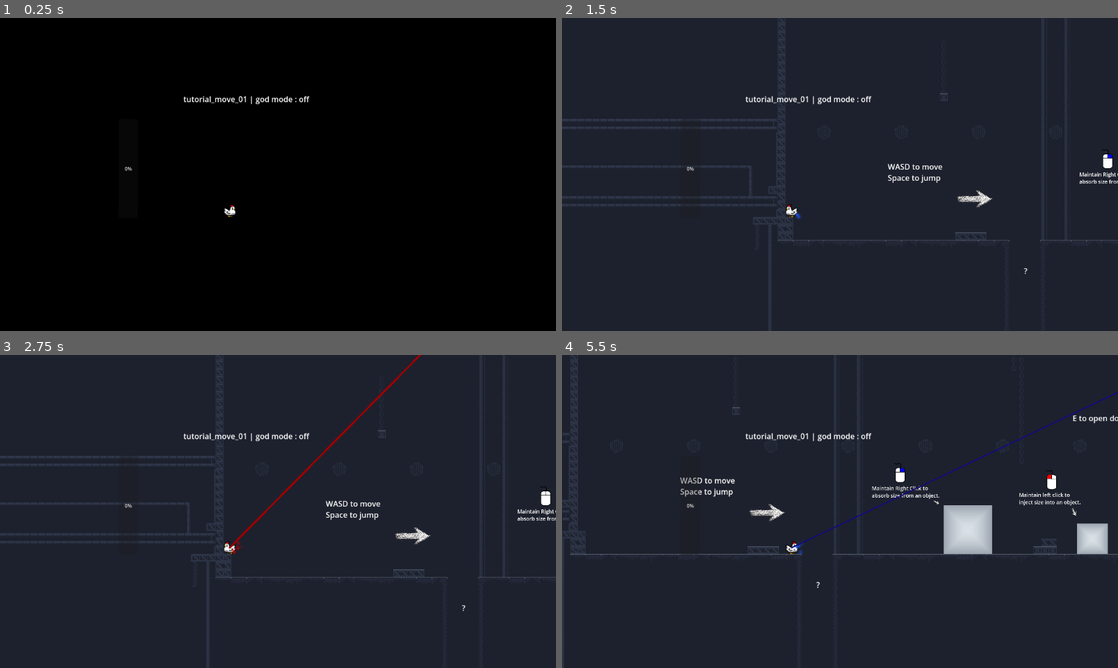
Above: before the commit, frames 1-4 (two rows, left to right).
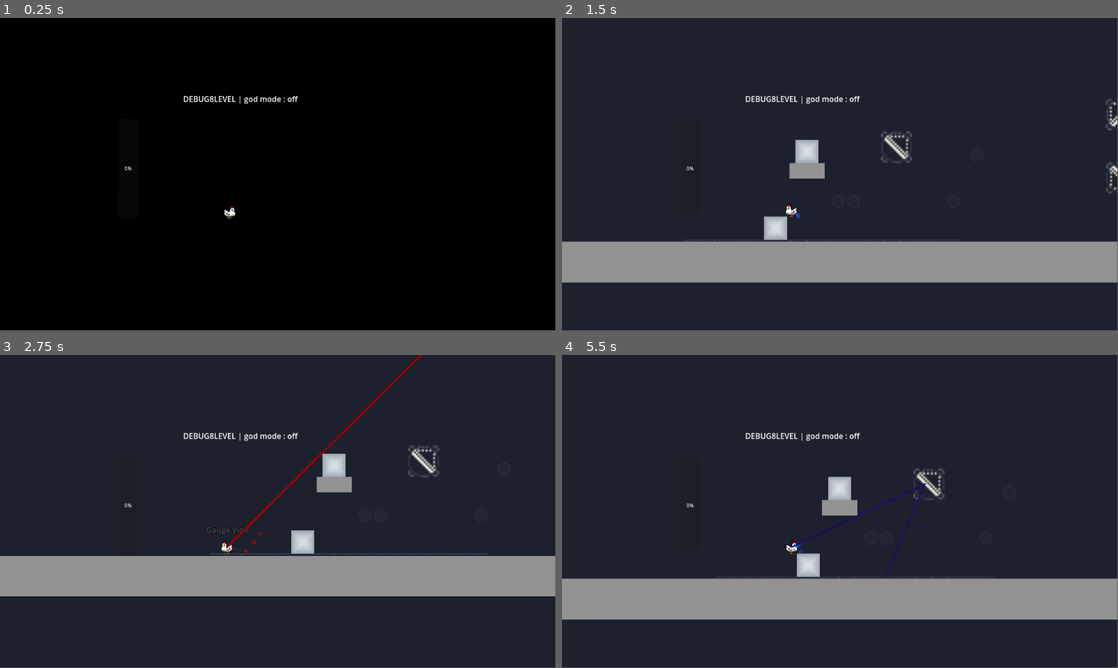
Above: after the commit, the same moments.

Repository: mgi-dev/size-them-up
Game: Godot game, scene res://scenes/levels/debug.tscn
Two runs of this game, one before a commit and one after it. Both use one fixed random seed, a clock stepped at 60 frames per second and the inputs below. Before the commit the project starts from res://scenes/levels/tutorial/move_01.tscn.
Inputs (mouse positions are in pixels of both pictures, inside the frame that each line leads up to):
- Up to frame 1 (0.25 s): no input
- Up to frame 2 (1.5 s): tap Enter at 0.5, 1.25 s; move the mouse to (962, 158) at 0.52 s; hold A (player_move_right) 0.53-1.28 s; hold Tab (change_resize_mode) 0.53-1.28 s; tap Space (player_jump) at 0.77 s; right-click (962, 158) at 0.8 s; move the mouse to (728, 190) at 1.27 s; hold S (player_down) from 1.28 s (still down); right-click (728, 190) at 1.35 s
- Up to frame 3 (2.75 s): tap Space (player_jump) at 1.52 s; click (166, 527) at 1.55 s; tap Enter at 2 s; move the mouse to (333, 442) at 2.02 s; release S (player_down) at 2.03 s; press the mouse at (333, 442) at 2.03 s; hold A (player_move_right) from 2.03 s (still down); tap Tab (change_resize_mode) at 2.3 s
- Up to frame 4 (5.5 s): tap Enter at 2.75, 3.5, 4.25 s; move the mouse to (812, 574) at 2.77 s; release the mouse at (812, 574) at 2.78 s; tap Tab (change_resize_mode) at 2.85, 4.55 s; tap Space (player_jump) at 3.02, 3.77, 4.52 s; right-click (812, 574) at 3.05 s; move the mouse to (1006, 558) at 3.52 s; release A (player_move_right) at 3.53 s; hold E (interact) 3.53-4.28 s; hold D (player_move_left) 3.53-5.03 s; click (1006, 558) at 3.8 s; move the mouse to (673, 464) at 4.27 s; tap W (player_climb) at 4.35 s; move the mouse to (867, 511) at 5.02 s; hold S (player_down) from 5.03 s (still down); hold Right mouse button (size_down) from 5.03 s (still down)
In our replay, the window is 800x450 before the commit and 799x449 after it. These sizes can differ from the game's own. Grey fills any space a smaller window leaves; there, only what the larger window draws over its background counts as a difference.

The runs differ from the first frame. In frame 1, 0.4% of the frame differs, in the area x 22-56%, y 24-65%; in frame 2, 17%; in frame 3, 17%; in frame 4, 19%, in the area x 0-100%, y 0-100%.

Commit message:
change laser behaviour

Diff:
--- a/project.godot
+++ b/project.godot
@@ -11,7 +11,7 @@
 [application]
 
 config/name="size-them-up"
-run/main_scene="uid://cvkdnibthft57"
+run/main_scene="uid://ck7rpm0lni6wt"
 config/features=PackedStringArray("4.6", "Forward Plus")
 config/icon="res://icon.svg"
 
@@ -25,7 +25,6 @@
 [display]
 
 window/size/resizable=false
-window/stretch/mode="viewport"
 
 [global_group]
 
--- a/scenes/characters/player/resize_gun.gd
+++ b/scenes/characters/player/resize_gun.gd
@@ -16,6 +16,7 @@
 @export var laser_max_width: float = 4.0
 @export var laser_ready_speed: float = 0.1
 
+var resize_mode = Enums.RESIZE_MODE.ALL
 
 
 class LaserState extends State:
@@ -27,20 +28,31 @@
 
 
 	func increase_laser_size():
-		if resize_gun.visible_laser_width <= resize_gun.laser_max_width:
-			resize_gun.visible_laser_width += resize_gun.laser_ready_speed
-			if resize_gun.visible_laser_width >= resize_gun.laser_max_width:
-				resize_gun.visible_laser_width = resize_gun.laser_max_width
+		resize_gun.visible_laser_width = move_toward(
+			resize_gun.visible_laser_width,
+			resize_gun.laser_max_width,
+			resize_gun.laser_ready_speed
+		)
+
+	func get_all_lasers() -> Array[ResizeRay]:
+		var lasers: Array[ResizeRay] = [resize_gun.resize_ray]
+		for key in resize_gun.ray_hierarchy:
+			if is_instance_valid(key):
+				var sub_laser = resize_gun.ray_hierarchy[key]
+				if is_instance_valid(sub_laser):
+					lasers.append(sub_laser)
+		return lasers
 
 
 class LaserIdleState extends LaserState:
 	func enter():
 		resize_gun.sound_player.stop()
-
-		resize_gun.resize_ray.disable_laser()
-		resize_gun.resize_ray.set_visible_laser_properties(resize_gun.laser_min_width, null, false)
 		resize_gun.casting_particles.emitting = false
 		resize_gun.visible_laser_width = resize_gun.laser_min_width
+		for laser in get_all_lasers():
+			laser.disable_laser()
+			laser.set_visible_laser_properties(resize_gun.laser_min_width, null, false)
+
 		super.enter()
 
 	func exit():
@@ -69,9 +81,7 @@
 
 	func update(delta):
 		increase_laser_size()
-		resize_gun.resize_ray.set_visible_laser_properties(
-			resize_gun.visible_laser_width, Enums.RESIZE.UP, false
-		)
+		resize_gun.resize_ray.set_visible_laser_properties(resize_gun.visible_laser_width, Enums.RESIZE.UP, false)
 
 		super.update(delta)
 
@@ -90,9 +100,7 @@
 
 	func update(delta):
 		increase_laser_size()
-		resize_gun.resize_ray.set_visible_laser_properties(
-			resize_gun.visible_laser_width, Enums.RESIZE.DOWN, false
-		)
+		resize_gun.resize_ray.set_visible_laser_properties(resize_gun.visible_laser_width, Enums.RESIZE.DOWN, false)
 		super.update(delta)
 
 
@@ -108,13 +116,13 @@
 		super.exit()
 
 	func update(delta):
-
-		resize_gun.resize_ray.enable_laser()
-		resize_gun.resize_ray.set_visible_laser_properties(null, null, true)
-		resize_gun.resize_ray.set_visible_laser_properties(resize_gun.visible_laser_width, Enums.RESIZE.UP, true)
-		super.update(delta)
-
-
+		for _laser in get_all_lasers():
+			update_laser(_laser)
+		super.update(delta)
+
+	func update_laser(laser: ResizeRay):
+		laser.enable_laser()
+		laser.set_visible_laser_properties(resize_gun.visible_laser_width, Enums.RESIZE.UP, true)
 
 class LaserFullyChargedDownState extends LaserState:
 	func enter():
@@ -128,11 +136,14 @@
 		super.exit()
 
 	func update(delta):
-
-		resize_gun.resize_ray.enable_laser()
-		resize_gun.resize_ray.set_visible_laser_properties(null, null, true)
-		resize_gun.resize_ray.set_visible_laser_properties(resize_gun.visible_laser_width, Enums.RESIZE.DOWN, true)
-		super.update(delta)
+		for _laser in get_all_lasers():
+			update_laser(_laser)
+		super.update(delta)
+
+	func update_laser(laser: ResizeRay):
+		laser.enable_laser()
+		laser.set_visible_laser_properties(resize_gun.visible_laser_width, Enums.RESIZE.DOWN, true)
+
 
 
 func _ready():
@@ -180,18 +191,20 @@
 		var next_index = resize_modes.find(GameState.current_resize_mode) + 1
 		if next_index == 3:
 			next_index = 0
+		resize_mode = resize_modes[next_index]
 		SignalBus.resize_mode_selected.emit(resize_modes[next_index])
 
 
 func get_next_state() -> State:
 	# select a state based on key pressed and laser width.
 	if Input.is_action_pressed("size_up"):
-		if visible_laser_width == laser_max_width:
+		if visible_laser_width == laser_max_width and is_laser_hitting_resizable():
 			return state_machine.states[LaserFullyChargedUpState]
 		else:
 			return state_machine.states[LaserChargingUpState]
 	elif Input.is_action_pressed("size_down"):
-		if visible_laser_width == laser_max_width:
+		print(ray_hierarchy)
+		if visible_laser_width == laser_max_width and is_laser_hitting_resizable():
 			return state_machine.states[LaserFullyChargedDownState]
 		else:
 			return state_machine.states[LaserChargingDownState]
@@ -199,11 +212,23 @@
 		return state_machine.states[LaserIdleState]
 
 
+func is_laser_hitting_resizable() -> bool:
+	if resize_ray.is_target_resizable():
+		return true
+	for key in ray_hierarchy:
+		if is_instance_valid(key):
+			var sub_laser = ray_hierarchy[key]
+			if is_instance_valid(sub_laser):
+				if sub_laser.is_target_resizable():
+					return true
+	return false
+
+
 func laser_hit_resizable(collision_shape):
 	if state_machine.current_state is LaserFullyChargedUpState:
-		SignalBus.resize_ray_resize_up.emit(collision_shape, GameState.current_resize_mode)
+		SignalBus.resize_ray_resize_up.emit(collision_shape, resize_mode)
 	elif state_machine.current_state is LaserFullyChargedDownState:
-		SignalBus.resize_ray_resize_down.emit(collision_shape, GameState.current_resize_mode)
+		SignalBus.resize_ray_resize_down.emit(collision_shape, resize_mode)
 
 
 func get_new_laser_direction(laser, collision_shape) -> Array[Vector2]:
@@ -212,13 +237,13 @@
 	var reflected = direction.bounce(normal)
 	var unknown = laser.target_position + reflected * 5000
 
-	# return [laser.target_position, unknown]
 	return [to_local(laser.get_collision_point()), unknown]
 
 
-var ray_hierarchy = {
+var ray_hierarchy:  = {
 
 }
+
 
 func laser_hit_reflector(laser: ResizeRay, collision_shape):
 
@@ -231,13 +256,14 @@
 		ray_hierarchy[laser].add_exception(collision_shape)
 		add_child(ray_hierarchy[laser])
 		ray_hierarchy[laser].tree_exited.connect(func():
+
 			ray_hierarchy.erase(laser)
 		)
 
 	var bounced_ray = ray_hierarchy[laser]
 	bounced_ray.set_visible_laser_properties(laser.laser_width, laser.resize, laser.beam_particles.emitting)
 	bounced_ray.enable_laser()
-
+	bounced_ray.sub_ray = true
 	var new_direction = get_new_laser_direction(laser, collision_shape)
 	bounced_ray.set_ray_position(new_direction[0], new_direction[1])
 	# need state machina
@@ -245,19 +271,29 @@
 
 func laser_leaved_reflector(laser: ResizeRay):
 	if ray_hierarchy.get(laser):
-		ray_hierarchy[laser].queue_free()
-		ray_hierarchy[laser] = null
-
+		recursive_clean(laser)
+
+
+func recursive_clean(laser: ResizeRay):
+	if ray_hierarchy.get(laser):
+		return recursive_clean(ray_hierarchy.get(laser))
+	else:
+		laser.queue_free()
+		ray_hierarchy.erase(laser)
+		return null
 
 func clean_key_hierarchy():
 	for key in ray_hierarchy:
-		var sub_laser = ray_hierarchy[key]
-		if !is_instance_valid(sub_laser):
-			if is_instance_valid(key):
-				key.queue_free()
-			ray_hierarchy.erase(key)
+		if is_instance_valid(key):
+			var sub_laser = ray_hierarchy[key]
+			if !is_instance_valid(sub_laser):
+				if is_instance_valid(key):
+					key.queue_free()
+				ray_hierarchy.erase(key)
 
 		if !is_instance_valid(key):
+			# BIG memory leak, must keep game short i guess.
+			var sub_laser = ray_hierarchy[key]
 			if is_instance_valid(sub_laser):
 				sub_laser.queue_free()
 			ray_hierarchy.erase(key)
--- a/scenes/characters/player/resize_ray.gd
+++ b/scenes/characters/player/resize_ray.gd
@@ -14,6 +14,7 @@
 
 @onready var beam_particles: GPUParticles2D = $BeamParticles2D
 
+var sub_ray = false
 
 var is_resizing_laser_enabled: bool = false
 
@@ -73,7 +74,10 @@
 func handle_colliding(delta):
 	visible_laser.set_point_position(1, target_position)
 	if is_colliding():
-		target_position = to_local(get_collision_point())
+		# repositionning after colliding miss the collision in some weird angles.
+		# manually ajusting of one pixel...
+		var bloup = (to_local(get_collision_point()) - position).normalized()
+		target_position = to_local(get_collision_point()) + bloup
 
 		if is_resizing_laser_enabled and is_target_resizable():
 			get_parent().laser_hit_resizable(get_collision_shape())
@@ -112,8 +116,10 @@
 
 
 func is_target_resizable() -> bool:
-	var collider = get_collider()
-	return collider is Resizable
+	if is_colliding():
+		var collider = get_collider()
+		return collider is Resizable
+	return false
 
 
 func is_target_reflector()-> bool:
--- a/scenes/levels/debug.tscn
+++ b/scenes/levels/debug.tscn
@@ -11,7 +11,7 @@
 [node name="DEBUG8LEVEL" unique_id=1818539085 instance=ExtResource("1_nwlxf")]
 
 [node name="Player" parent="." index="1" unique_id=217472232]
-position = Vector2(1877, 618)
+position = Vector2(252.60333, 586.50415)
 
 [node name="TileMap" parent="." index="2" unique_id=1431608523]
 layer_0/tile_data = PackedInt32Array(2686965, 0, 1, 2686966, 65536, 1, 2686967, 131072, 1, 2686968, 196608, 1, 2686969, …(1577 unchanged characters)…
@@ -34,7 +34,7 @@
 position = Vector2(732, 512)
 
 [node name="GreyBloc3" parent="." index="10" unique_id=55723045 instance=ExtResource("4_xs65t")]
-position = Vector2(1213, 394)
+position = Vector2(80.000244, 497)
 scale = Vector2(0.19222409, 0.082630664)
 
 [node name="GreyBloc4" parent="." index="11" unique_id=418976502 instance=ExtResource("4_xs65t")]
@@ -45,7 +45,7 @@
 position = Vector2(1267, 288)
 
 [node name="ResizableV4" parent="." index="13" unique_id=1720343838 instance=ExtResource("2_p0r41")]
-position = Vector2(559, 600)
+position = Vector2(80, 457)
 
 [node name="Reflector2" parent="." index="14" unique_id=1993275435 instance=ExtResource("4_04m7m")]
 position = Vector2(732, 380)
@@ -58,8 +58,8 @@
 position = Vector2(865, 376)
 
 [node name="Reflector4" parent="." index="17" unique_id=749309140 instance=ExtResource("4_04m7m")]
-position = Vector2(865, 592.00006)
-rotation = -2.0943952
+position = Vector2(266, 448)
+rotation = -3.1415927
 
 [node name="ReflectorContainer" parent="." index="18" unique_id=1333145977 instance=ExtResource("6_h7x1a")]
 position = Vector2(1273, 527)
